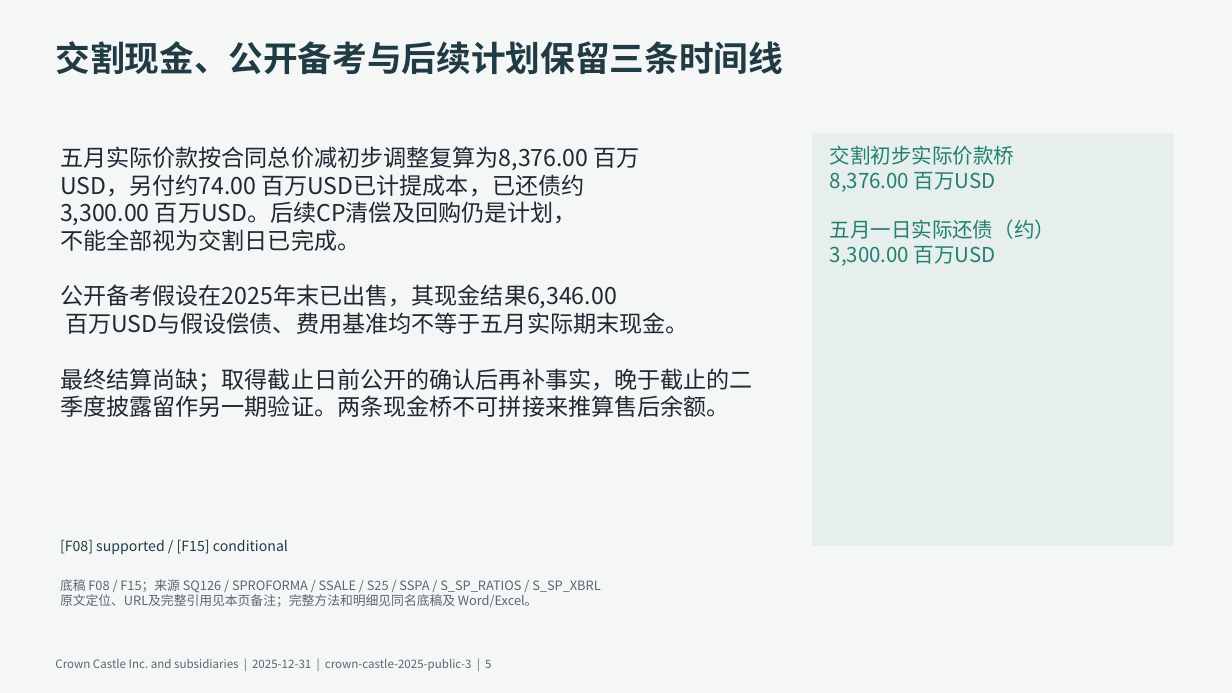
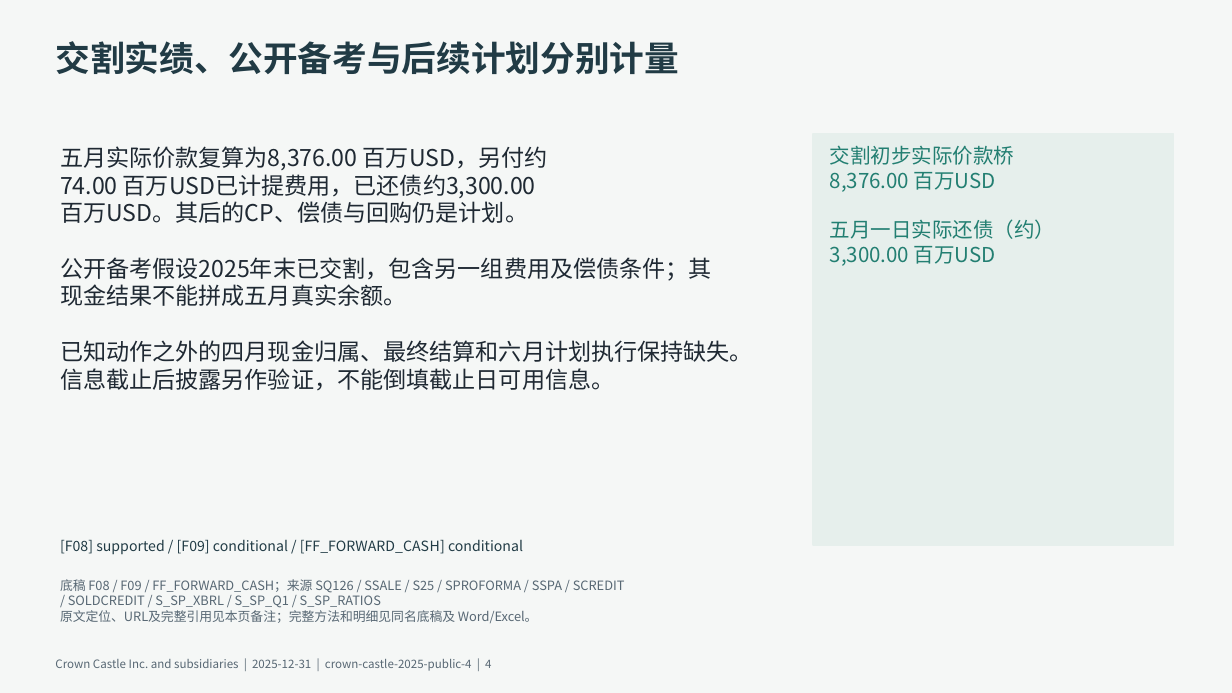
Before and after one commit to qingkongwanli0l/annual-report-analysis, a slide deck: slide 4 of examples/crown-castle-2025/deliverables/presentation.pptx (slide 5 before the commit). Drawn at 1232x693 pixels with LibreOffice and Linux fonts; fonts in the diff are those of the drawing. Boxes give left, top, right and bottom in pixels: in the first picture for what was removed or moved away, otherwise in the second. Text is boxed around its words. In the diff, an @@ line names an element or a change of style, - is before the commit and + after.

Commit message:
Complete Crown conditional credit case and recovery guidance

```diff
--- a/examples/crown-castle-2025/deliverables/presentation.pptx
+++ b/examples/crown-castle-2025/deliverables/presentation.pptx
@@ text at (55,41,679,74): text changed @@
-交割现金、公开备考与后续计划保留三条时间线
+交割实绩、公开备考与后续计划分别计量
@@ text at (60,146,753,391): text changed @@
-五月实际价款按合同总价减初步调整复算为8,376.00 百万
-USD，另付约74.00 百万USD已计提成本，已还债约
-3,300.00 百万USD。后续CP清偿及回购仍是计划，
-不能全部视为交割日已完成。
-公开备考假设在2025年末已出售，其现金结果6,346.00
-百万USD与假设偿债、费用基准均不等于五月实际期末现金。
-最终结算尚缺；取得截止日前公开的确认后再补事实，晚于截止的二
-季度披露留作另一期验证。两条现金桥不可拼接来推算售后余额。
+五月实际价款复算为8,376.00 百万USD，另付约
+74.00 百万USD已计提费用，已还债约3,300.00
+百万USD。其后的CP、偿债与回购仍是计划。
+公开备考假设2025年末已交割，包含另一组费用及偿债条件；其
+现金结果不能拼成五月真实余额。
+已知动作之外的四月现金归属、最终结算和六月计划执行保持缺失。
+信息截止后披露另作验证，不能倒填截止日可用信息。
@@ text at (60,539,523,555): text changed @@
-[F08] supported / [F15] conditional
+[F08] supported / [F09] conditional / [FF_FORWARD_CASH] conditional
@@ text at (60,579,625,608): text changed @@
-底稿 F08 / F15；来源 SQ126 / SPROFORMA / SSALE / S25 / SSPA / S_SP_RATIOS / S_SP_XBRL
+底稿 F08 / F09 / FF_FORWARD_CASH；来源 SQ126 / SSALE / S25 / SPROFORMA / SSPA / SCREDIT
+/ SOLDCREDIT / S_SP_XBRL / S_SP_Q1 / S_SP_RATIOS
@@ text at (55,659,491,671): text changed @@
-Crown Castle Inc. and subsidiaries | 2025-12-31 | crown-castle-2025-public-3 | 5
+Crown Castle Inc. and subsidiaries | 2025-12-31 | crown-castle-2025-public-4 | 4
```
Also in this commit, not shown: 7 other slides changed, 8 slides added, 1 slide removed, 11 other files.
